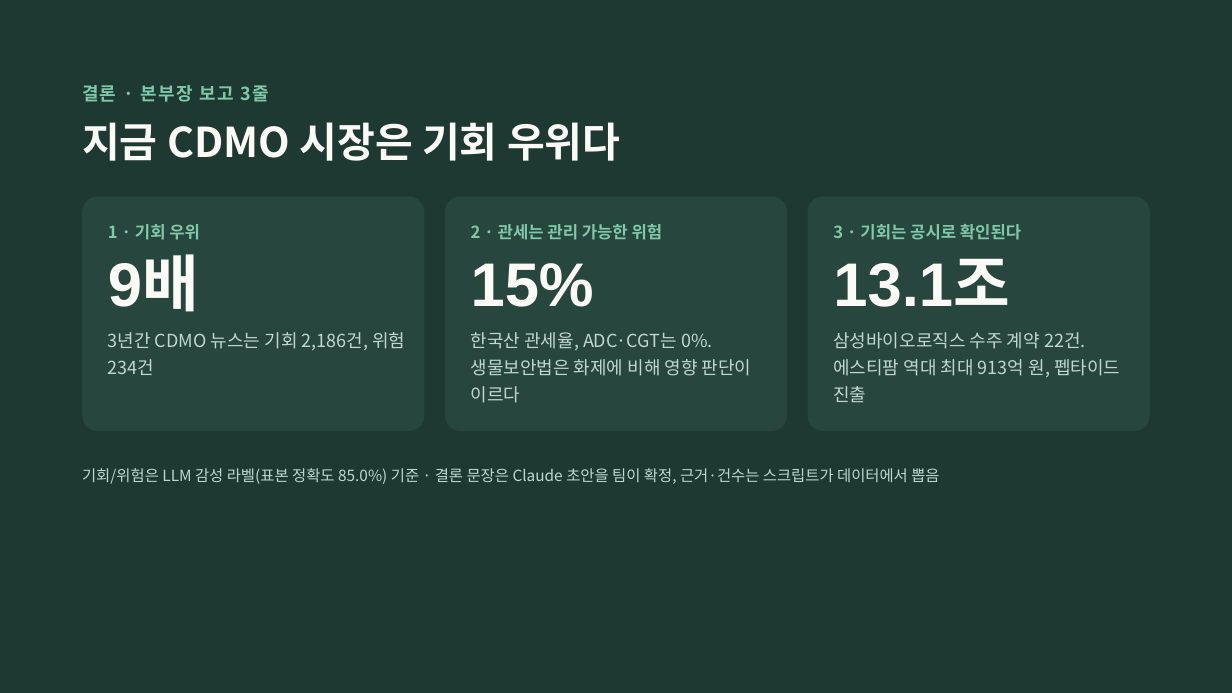
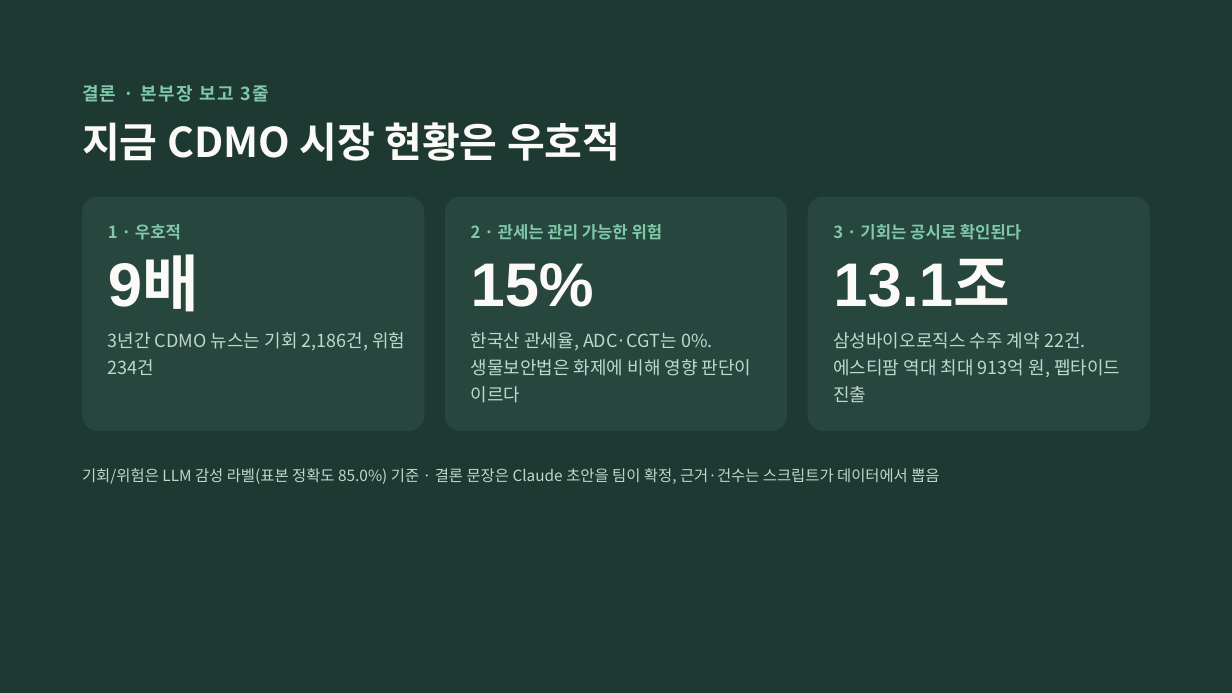
Before and after one commit to AI-Campus-1st/mid_proj_bio, a slide deck: slide 13 of docs/07_project-management/CDMO 이슈 대시보드 발표 초안.pptx. Drawn at 1232x693 pixels with LibreOffice and Linux fonts; fonts in the diff are those of the drawing. Boxes give left, top, right and bottom in pixels: in the first picture for what was removed or moved away, otherwise in the second. Text is boxed around its words. In the diff, an @@ line names an element or a change of style, - is before the commit and + after.

```diff
--- a/docs/07_project-management/CDMO 이슈 대시보드 발표 초안.pptx
+++ b/docs/07_project-management/CDMO 이슈 대시보드 발표 초안.pptx
@@ title at box(82, 122, 620, 161): text changed @@
-지금 CDMO 시장은 기회 우위다
+지금 CDMO 시장 현황은 우호적
@@ text at box(108, 224, 181, 240): text changed @@
-1 · 기회 우위
+1 · 우호적
```
Also in this commit, not shown: 2 other slides changed, 1 other file.
